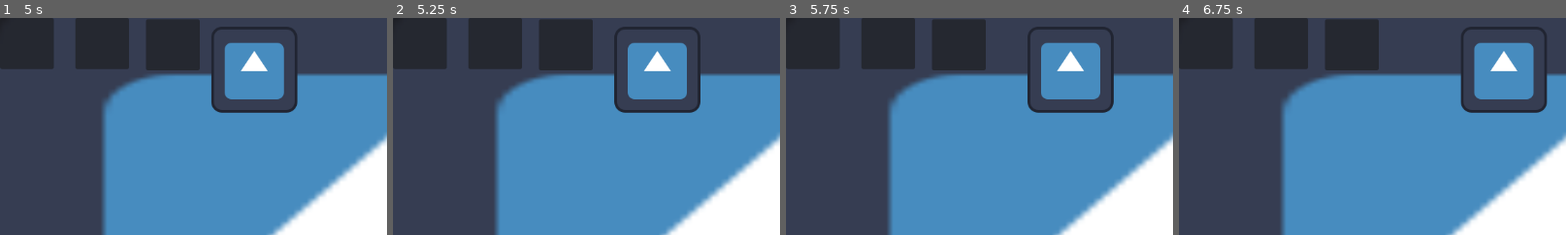
Above: before the commit, frames 1-4 (left to right).
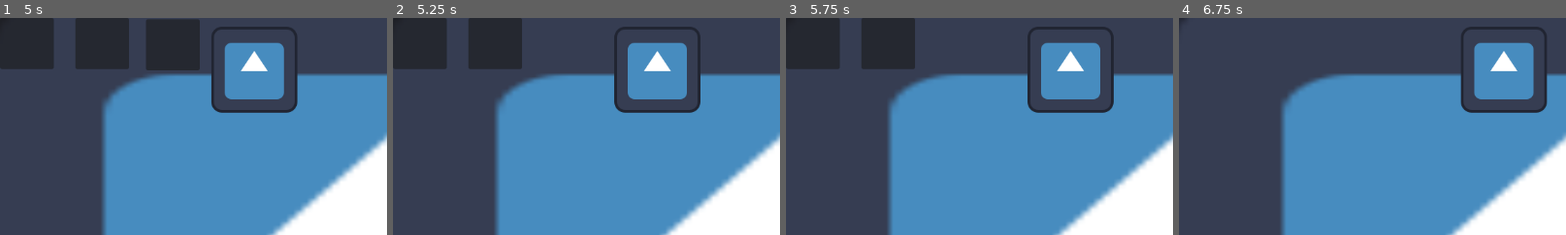
Above: after the commit, the same moments.

Repository: godzilla5hrimp/TheaterJumpShootMan
Game: Godot game, scene res://node_2d.tscn
Same seed, same stepped clock (60 frames per second), same inputs: the game is played once before the commit and once after it. The engine's default icon, where the game draws it, is replaced by a stand-in: a white triangle on a blue panel in a dark square.
Inputs (mouse positions are % of the whole screen's width and height, from its top left):
- Up to frame 1 (5 s): click (3, 6) at 0.5 s; click (13, 6) at 1.25 s; click (22, 6) at 2 s; click (87, 8) at 2.75 s; click (80, 10) at 3.5 s; click (95, 10) at 4.25 s
- Up to frame 2 (5.25 s): hold X (SwapMaskForward) from 5.03 s (still down); tap P (ReduceUIHearts) at 5.1 s
- Up to frame 3 (5.75 s): keep holding X (SwapMaskForward)
- Up to frame 4 (6.75 s): release X (SwapMaskForward) at 5.78 s; tap P (ReduceUIHearts) at 5.85, 6.6 s; hold X (SwapMaskForward) from 6.53 s (still down)
The pictures show only the part of the screen within x 0-50%, y 0-50%; the shares and areas given below are measured in that part.

Frame 1 is identical in both runs. In frame 2, 3.2% of the frame differs, in the area x 37-52%, y 0-25%; in frame 3, 3.2%; in frame 4, 9.7%, in the area x 0-52%, y 0-25%.

Commit message:
hearts ui

Diff:
--- a/mask-game-jam-game/UI.tscn
+++ b/mask-game-jam-game/UI.tscn
@@ -1,6 +1,6 @@
 [gd_scene format=3 uid="uid://jsgas4rut0y5"]
 
-[ext_resource type="Script" uid="uid://bks67doeiqthw" path="res://hearts_ui.gd" id="1_3b2b5"]
+[ext_resource type="Script" uid="uid://bira16qi4x7o0" path="res://ui.gd" id="1_3b2b5"]
 [ext_resource type="Script" uid="uid://vlimylivekbq" path="res://mask_swap_ui.gd" id="2_3b2b5"]
 
 [node name="Control" type="Control" unique_id=192384161]
--- a/mask-game-jam-game/node_2d.tscn
+++ b/mask-game-jam-game/node_2d.tscn
@@ -20,3 +20,5 @@
 anchor_bottom = 0.0
 grow_horizontal = 1
 grow_vertical = 1
+
+[connection signal="HeartLoss" from="playertest" to="Control" method="_on_playertest_heart_loss"]
--- a/mask-game-jam-game/ui.gd
+++ b/mask-game-jam-game/ui.gd
@@ -1,5 +1,5 @@
 extends Control
-
+var HeartAmount = 3
 
 # Called when the node enters the scene tree for the first time.
 func _ready() -> void:
@@ -9,3 +9,14 @@
 # Called every frame. 'delta' is the elapsed time since the previous frame.
 func _process(delta: float) -> void:
 	pass
+
+
+func _on_playertest_heart_loss() -> void:
+	HeartAmount -=1
+	print (HeartAmount)
+	if HeartAmount == 2:
+		$HeartsUI/Hp3.hide()
+	if HeartAmount == 1:
+		$HeartsUI/Hp2.hide()
+	if HeartAmount == 0:
+		$HeartsUI/Hp1.hide()
Not shown: 1 places in mask-game-jam-game/UI.tscn that only renumber resources
